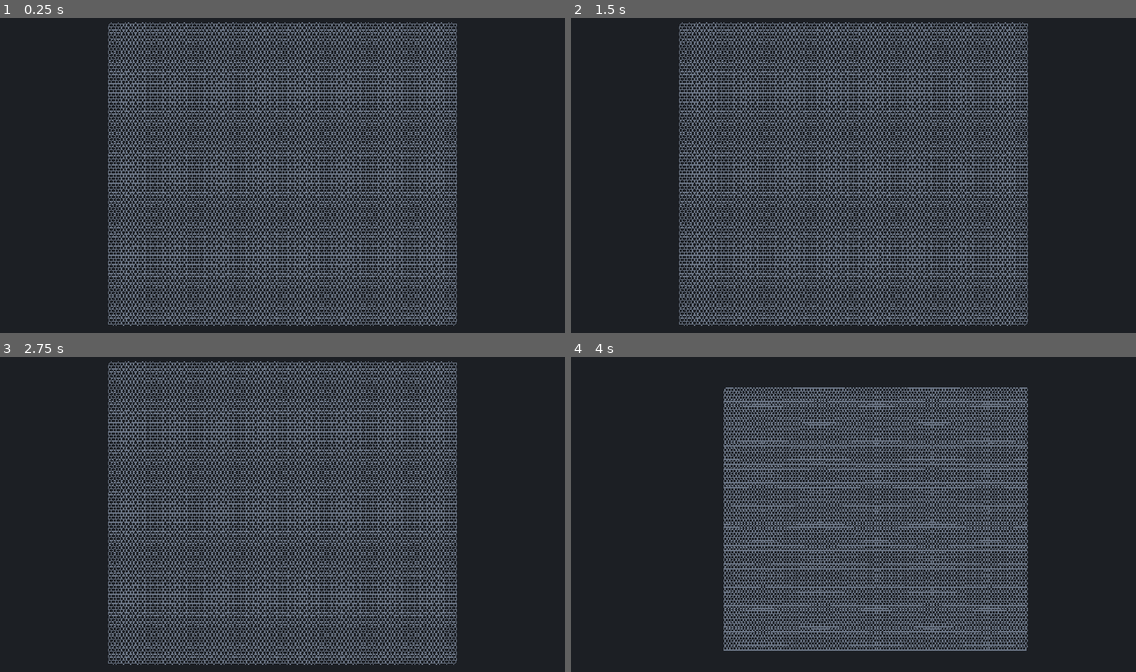
Above: before the commit, frames 1-4 (two rows, left to right).
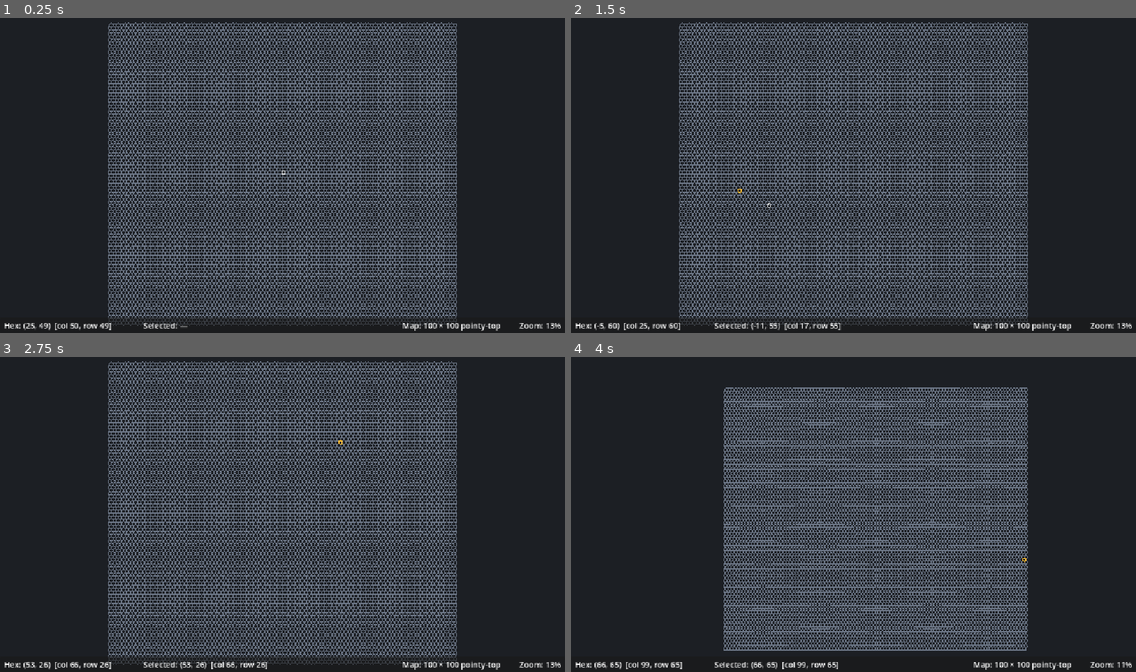
Above: after the commit, the same moments.

Repository: woliveira82/hexmer-mapmaker
Game: Godot game, scene res://scenes/main/main.tscn
Same seed, same stepped clock (60 frames per second), same inputs: the game is played once before the commit and once after it.
Inputs (mouse positions are in pixels of both pictures, inside the frame that each line leads up to):
- Up to frame 1 (0.25 s): no input
- Up to frame 2 (1.5 s): tap Enter at 0.5 s; move the mouse to (977, 159) at 0.52 s; tap Home (camera_fit) at 0.6 s; click (977, 159) at 0.67 s; tap Space (camera_pan_hold) at 1.25 s; drag from (740, 191) to (825, 238) at 1.27 s
- Up to frame 3 (2.75 s): tap Enter at 2 s; move the mouse to (339, 442) at 2.02 s; tap Space (camera_pan_hold) at 2.1 s; click (339, 442) at 2.17 s
- Up to frame 4 (4 s): tap Space (camera_pan_hold) at 2.75 s; drag from (825, 577) to (684, 464) at 2.77 s; tap Enter at 3.5 s; move the mouse to (1023, 561) at 3.52 s; tap Mouse wheel down (camera_zoom_out) at 3.6 s; click (1023, 561) at 3.67 s

The runs differ from the first frame. In frame 1, 1.3% of the frame differs, in the area x 0-100%, y 48-100%; in frame 2, 1.4%; in frame 3, 1.4%, in the area x 0-100%, y 26-100%; in frame 4, 0.8%.

Commit message:
feat(editor): hex hover/click picking, highlight outlines and status bar
- EditorController: hovered/selected hex from map-space positions, change signals
- HexHighlight: hover and selection outlines with constant on-screen width
- StatusBar scene: hovered/selected hex, map size/orientation, zoom %
- Main scene wiring; acceptance test for 100x100 click picking (48 tests total)

Co-Authored-By: Claude Opus 5.5 <noreply@anthropic.com>

Diff:
--- /dev/null
+++ b/scenes/editor/status_bar.tscn
@@ -0,0 +1,51 @@
+[gd_scene format=3]
+
+[ext_resource type="Script" path="res://scripts/ui/status_bar.gd" id="1_status"]
+
+[node name="StatusBar" type="PanelContainer"]
+anchors_preset = 12
+anchor_top = 1.0
+anchor_right = 1.0
+anchor_bottom = 1.0
+grow_horizontal = 2
+grow_vertical = 0
+script = ExtResource("1_status")
+
+[node name="Margin" type="MarginContainer" parent="."]
+layout_mode = 2
+theme_override_constants/margin_left = 8
+theme_override_constants/margin_top = 4
+theme_override_constants/margin_right = 8
+theme_override_constants/margin_bottom = 4
+
+[node name="Fields" type="HBoxContainer" parent="Margin"]
+layout_mode = 2
+theme_override_constants/separation = 24
+
+[node name="HoverLabel" type="Label" parent="Margin/Fields"]
+unique_name_in_owner = true
+custom_minimum_size = Vector2(260, 0)
+layout_mode = 2
+text = "Hex: —"
+
+[node name="SelectedLabel" type="Label" parent="Margin/Fields"]
+unique_name_in_owner = true
+custom_minimum_size = Vector2(300, 0)
+layout_mode = 2
+text = "Selected: —"
+
+[node name="Spacer" type="Control" parent="Margin/Fields"]
+layout_mode = 2
+size_flags_horizontal = 3
+
+[node name="MapLabel" type="Label" parent="Margin/Fields"]
+unique_name_in_owner = true
+layout_mode = 2
+text = "Map: —"
+
+[node name="ZoomLabel" type="Label" parent="Margin/Fields"]
+unique_name_in_owner = true
+custom_minimum_size = Vector2(100, 0)
+layout_mode = 2
+text = "Zoom: —"
+horizontal_alignment = 2
--- a/scenes/main/main.tscn
+++ b/scenes/main/main.tscn
@@ -3,6 +3,8 @@
 [ext_resource type="Script" uid="uid://d0u3gabbc4tha" path="res://scripts/ui/main.gd" id="1_main"]
 [ext_resource type="Script" uid="uid://d0f4j8tyervvx" path="res://scripts/rendering/hex_map_renderer.gd" id="2_renderer"]
 [ext_resource type="Script" uid="uid://d3j20kmijrryd" path="res://scripts/ui/map_camera.gd" id="3_camera"]
+[ext_resource type="Script" path="res://scripts/rendering/hex_highlight.gd" id="4_highlight"]
+[ext_resource type="PackedScene" path="res://scenes/editor/status_bar.tscn" id="5_status"]
 
 [node name="Main" type="Node2D" unique_id=1211738723]
 script = ExtResource("1_main")
@@ -10,5 +12,12 @@
 [node name="HexMapRenderer" type="Node2D" parent="." unique_id=2137787057]
 script = ExtResource("2_renderer")
 
+[node name="HexHighlight" type="Node2D" parent="."]
+script = ExtResource("4_highlight")
+
 [node name="MapCamera" type="Camera2D" parent="." unique_id=1100489153]
 script = ExtResource("3_camera")
+
+[node name="UI" type="CanvasLayer" parent="."]
+
+[node name="StatusBar" parent="UI" instance=ExtResource("5_status")]
--- /dev/null
+++ b/scripts/rendering/hex_highlight.gd
@@ -0,0 +1,54 @@
+class_name HexHighlight
+extends Node2D
+## Draws the hover and selection outlines on top of the grid.
+## Line width is given in screen pixels and stays constant across zoom levels.
+
+@export var hover_color: Color = Color(1.0, 1.0, 1.0, 0.7)
+@export var selected_color: Color = Color(1.0, 0.75, 0.2)
+## Outline width in screen pixels.
+@export var line_width_px: float = 2.0
+
+## Layout used to place the outlines. Set before showing anything.
+var layout: HexLayout
+
+var _hover_hex: Vector2i
+var _show_hover: bool = false
+var _selected_hex: Vector2i
+var _show_selected: bool = false
+var _zoom: float = 1.0
+
+
+## Shows or hides the hover outline on [param hex].
+func set_hover(hex: Vector2i, visible_on_map: bool) -> void:
+	_hover_hex = hex
+	_show_hover = visible_on_map
+	queue_redraw()
+
+
+## Shows or hides the selection outline on [param hex].
+func set_selected(hex: Vector2i, visible_on_map: bool) -> void:
+	_selected_hex = hex
+	_show_selected = visible_on_map
+	queue_redraw()
+
+
+## Tells the highlight the camera zoom so line width stays constant on screen.
+func set_zoom(zoom_level: float) -> void:
+	_zoom = maxf(zoom_level, 0.0001)
+	queue_redraw()
+
+
+func _draw() -> void:
+	if layout == null:
+		return
+	var width: float = line_width_px / _zoom
+	if _show_hover and not (_show_selected and _hover_hex == _selected_hex):
+		_draw_outline(_hover_hex, hover_color, width)
+	if _show_selected:
+		_draw_outline(_selected_hex, selected_color, width)
+
+
+func _draw_outline(hex: Vector2i, color: Color, width: float) -> void:
+	var points: PackedVector2Array = layout.polygon_corners(hex)
+	points.append(points[0])
+	draw_polyline(points, color, width, true)
--- /dev/null
+++ b/scripts/tools/editor_controller.gd
@@ -0,0 +1,66 @@
+class_name EditorController
+extends RefCounted
+## Editor state shared by tools and UI: the map being edited plus the hovered and
+## selected hex. Works in map-space positions; converting from screen space is the view's job.
+
+## Emitted when the hovered hex changes. [param inside] is false when off the map.
+signal hovered_changed(hex: Vector2i, inside: bool)
+## Emitted when the selection changes. [param has_selection] is false when cleared.
+signal selected_changed(hex: Vector2i, has_selection: bool)
+
+var grid: HexGrid
+var layout: HexLayout
+var hovered_hex: Vector2i
+var is_hovering: bool = false
+var selected_hex: Vector2i
+var has_selection: bool = false
+
+
+func _init(p_grid: HexGrid, p_layout: HexLayout) -> void:
+	grid = p_grid
+	layout = p_layout
+
+
+## Updates the hovered hex from a map-space position.
+func update_hover(map_position: Vector2) -> void:
+	var hex: Vector2i = layout.pixel_to_hex(map_position)
+	var inside: bool = grid.contains(hex)
+	if inside == is_hovering and (not inside or hex == hovered_hex):
+		return
+	hovered_hex = hex
+	is_hovering = inside
+	hovered_changed.emit(hex, inside)
+
+
+## Clears the hover state, e.g. when the mouse leaves the window.
+func clear_hover() -> void:
+	if not is_hovering:
+		return
+	is_hovering = false
+	hovered_changed.emit(hovered_hex, false)
+
+
+## Selects the hex at a map-space position, or clears the selection if it is off the map.
+func select_at(map_position: Vector2) -> void:
+	var hex: Vector2i = layout.pixel_to_hex(map_position)
+	if grid.contains(hex):
+		select(hex)
+	else:
+		clear_selection()
+
+
+## Selects [param hex]. Hexes outside the map are ignored.
+func select(hex: Vector2i) -> void:
+	if not grid.contains(hex) or (has_selection and hex == selected_hex):
+		return
+	selected_hex = hex
+	has_selection = true
+	selected_changed.emit(hex, true)
+
+
+## Clears the selection.
+func clear_selection() -> void:
+	if not has_selection:
+		return
+	has_selection = false
+	selected_changed.emit(selected_hex, false)
--- a/scripts/ui/main.gd
+++ b/scripts/ui/main.gd
@@ -1,19 +1,63 @@
 extends Node2D
-## Main scene composition root: builds the map grid and shows it with the renderer.
-## Picking and the status bar arrive in the next Milestone 1 step.
+## Main scene composition root: builds the map, wires input to the editor controller
+## and controller signals to the highlight and status bar.
 
 @export_range(1, 1000) var map_width: int = 100
 @export_range(1, 1000) var map_height: int = 100
 @export var orientation: HexLayout.HexOrientation = HexLayout.HexOrientation.POINTY_TOP
 @export var hex_size: float = 32.0
 
+var _controller: EditorController
+
 @onready var _renderer: HexMapRenderer = $HexMapRenderer
+@onready var _highlight: HexHighlight = $HexHighlight
 @onready var _camera: MapCamera = $MapCamera
+@onready var _status_bar: StatusBar = $UI/StatusBar
 
 
 func _ready() -> void:
 	var grid := HexGrid.new(map_width, map_height)
 	var layout := HexLayout.new(orientation, Vector2(hex_size, hex_size))
 	_renderer.set_map(grid, layout)
+	_highlight.layout = layout
+	_controller = EditorController.new(grid, layout)
+	_controller.hovered_changed.connect(_on_hovered_changed)
+	_controller.selected_changed.connect(_on_selected_changed)
+	_camera.view_changed.connect(_on_view_changed)
+	_status_bar.set_map_info(grid.width, grid.height, layout.orientation)
 	_camera.map_rect = _renderer.get_map_rect()
 	_camera.fit_to_map()
+
+
+func _unhandled_input(event: InputEvent) -> void:
+	if event is InputEventMouseMotion:
+		_controller.update_hover(_mouse_map_position())
+	elif event.is_action_pressed(MapCamera.ACTION_PRIMARY):
+		_controller.select_at(_mouse_map_position())
+		get_viewport().set_input_as_handled()
+
+
+func _notification(what: int) -> void:
+	if what == NOTIFICATION_WM_MOUSE_EXIT and _controller != null:
+		_controller.clear_hover()
+
+
+func _mouse_map_position() -> Vector2:
+	return _renderer.get_local_mouse_position()
+
+
+func _on_hovered_changed(hex: Vector2i, inside: bool) -> void:
+	_highlight.set_hover(hex, inside)
+	_status_bar.set_hover(hex, inside)
+
+
+func _on_selected_changed(hex: Vector2i, has_selection: bool) -> void:
+	_highlight.set_selected(hex, has_selection)
+	_status_bar.set_selected(hex, has_selection)
+
+
+func _on_view_changed() -> void:
+	_highlight.set_zoom(_camera.get_zoom_level())
+	_status_bar.set_zoom(_camera.get_zoom_level())
+	# The map moved under a stationary cursor, so the hovered hex may have changed.
+	_controller.update_hover(_mouse_map_position())
--- /dev/null
+++ b/scripts/ui/status_bar.gd
@@ -0,0 +1,51 @@
+class_name StatusBar
+extends PanelContainer
+## Bottom status bar: hovered and selected hex, map dimensions/orientation and zoom.
+
+const NO_HEX_TEXT: String = "—"
+
+@onready var _hover_label: Label = %HoverLabel
+@onready var _selected_label: Label = %SelectedLabel
+@onready var _map_label: Label = %MapLabel
+@onready var _zoom_label: Label = %ZoomLabel
+
+
+## Formats a hex as axial coordinates plus its even-r offset.
+static func format_hex(hex: Vector2i) -> String:
+	var offset: Vector2i = HexCoordinates.axial_to_even_r(hex)
+	return "(%d, %d)  [col %d, row %d]" % [hex.x, hex.y, offset.x, offset.y]
+
+
+## Formats an orientation as e.g. "pointy-top".
+static func format_orientation(orientation: HexLayout.HexOrientation) -> String:
+	return String(HexLayout.HexOrientation.keys()[orientation]).to_lower().replace("_", "-")
+
+
+## Formats a zoom level as a whole percentage, e.g. 0.25 → "25%".
+static func format_zoom(zoom_level: float) -> String:
+	return "%d%%" % roundi(zoom_level * 100.0)
+
+
+## Shows the hovered hex, or a dash when the cursor is off the map.
+func set_hover(hex: Vector2i, inside: bool) -> void:
+	_hover_label.text = "Hex: %s" % (format_hex(hex) if inside else NO_HEX_TEXT)
+
+
+## Shows the selected hex, or a dash when nothing is selected.
+func set_selected(hex: Vector2i, has_selection: bool) -> void:
+	_selected_label.text = "Selected: %s" % (format_hex(hex) if has_selection else NO_HEX_TEXT)
+
+
+## Shows the map dimensions and orientation.
+func set_map_info(width: int, height: int, orientation: HexLayout.HexOrientation) -> void:
+	_map_label.text = "Map: %d × %d %s" % [width, height, format_orientation(orientation)]
+
+
+## Shows the zoom percentage.
+func set_zoom(zoom_level: float) -> void:
+	_zoom_label.text = "Zoom: %s" % format_zoom(zoom_level)
+
+
+## Returns the text currently shown in each field, in display order.
+func get_texts() -> PackedStringArray:
+	return PackedStringArray([_hover_label.text, _selected_label.text, _map_label.text, _zoom_label.text])
--- /dev/null
+++ b/tests/test_editor_controller.gd
@@ -0,0 +1,70 @@
+extends GutTest
+
+const ORIENTATIONS: Array[HexLayout.HexOrientation] = [
+	HexLayout.HexOrientation.POINTY_TOP, HexLayout.HexOrientation.FLAT_TOP,
+]
+
+
+func _make(orientation: HexLayout.HexOrientation = HexLayout.HexOrientation.POINTY_TOP) -> EditorController:
+	return EditorController.new(HexGrid.new(10, 8), HexLayout.new(orientation, Vector2(20.0, 20.0)))
+
+
+func test_hover_inside_emits_once_per_hex() -> void:
+	var controller := _make()
+	watch_signals(controller)
+	var center: Vector2 = controller.layout.hex_to_pixel(Vector2i(2, 3))
+	controller.update_hover(center)
+	controller.update_hover(center + Vector2(3.0, 2.0))
+	assert_signal_emit_count(controller, "hovered_changed", 1)
+	assert_signal_emitted_with_parameters(controller, "hovered_changed", [Vector2i(2, 3), true])
+	assert_true(controller.is_hovering)
+
+
+func test_hover_off_map_reports_outside() -> void:
+	var controller := _make()
+	controller.update_hover(controller.layout.hex_to_pixel(Vector2i(1, 1)))
+	watch_signals(controller)
+	controller.update_hover(controller.layout.hex_to_pixel(Vector2i(-5, -5)))
+	assert_signal_emit_count(controller, "hovered_changed", 1)
+	assert_false(controller.is_hovering)
+	controller.update_hover(controller.layout.hex_to_pixel(Vector2i(-6, -5)))
+	assert_signal_emit_count(controller, "hovered_changed", 1, "no repeat while staying off-map")
+
+
+func test_clear_hover() -> void:
+	var controller := _make()
+	controller.update_hover(controller.layout.hex_to_pixel(Vector2i(1, 1)))
+	controller.clear_hover()
+	assert_false(controller.is_hovering)
+
+
+func test_click_selects_hex_in_both_orientations() -> void:
+	for orientation: HexLayout.HexOrientation in ORIENTATIONS:
+		var controller := _make(orientation)
+		for hex: Vector2i in controller.grid.cells():
+			controller.select_at(controller.layout.hex_to_pixel(hex) + Vector2(4.0, -3.0))
+			assert_true(controller.has_selection)
+			assert_eq(controller.selected_hex, hex)
+
+
+func test_click_off_map_clears_selection() -> void:
+	var controller := _make()
+	controller.select_at(controller.layout.hex_to_pixel(Vector2i(1, 1)))
+	watch_signals(controller)
+	controller.select_at(controller.layout.hex_to_pixel(Vector2i(50, 50)))
+	assert_false(controller.has_selection)
+	assert_signal_emitted_with_parameters(controller, "selected_changed", [Vector2i(1, 1), false])
+
+
+func test_reselecting_same_hex_does_not_emit() -> void:
+	var controller := _make()
+	controller.select(Vector2i(1, 1))
+	watch_signals(controller)
+	controller.select(Vector2i(1, 1))
+	assert_signal_not_emitted(controller, "selected_changed")
+
+
+func test_select_outside_map_is_ignored() -> void:
+	var controller := _make()
+	controller.select(Vector2i(-20, 0))
+	assert_false(controller.has_selection)
--- /dev/null
+++ b/tests/test_main_scene.gd
@@ -0,0 +1,34 @@
+extends GutTest
+## Milestone 1 acceptance: a 100 × 100 map loads and clicking identifies a hex.
+
+const MainScene: PackedScene = preload("res://scenes/main/main.tscn")
+const ORIENTATIONS: Array[HexLayout.HexOrientation] = [
+	HexLayout.HexOrientation.POINTY_TOP, HexLayout.HexOrientation.FLAT_TOP,
+]
+
+
+func _make_main(orientation: HexLayout.HexOrientation) -> Node2D:
+	var main: Node2D = MainScene.instantiate()
+	main.set("orientation", orientation)
+	add_child_autofree(main)
+	return main
+
+
+func test_main_scene_builds_100x100_map() -> void:
+	var main := _make_main(HexLayout.HexOrientation.POINTY_TOP)
+	var renderer: HexMapRenderer = main.get_node("HexMapRenderer")
+	assert_eq(renderer.get_chunks().size(), 49)
+	var status: StatusBar = main.get_node("UI/StatusBar")
+	assert_string_contains(status.get_texts()[2], "100 × 100 pointy-top")
+	assert_false(status.get_texts()[3].ends_with(StatusBar.NO_HEX_TEXT), "zoom shown after fit")
+
+
+func test_click_identifies_hex_in_status_bar() -> void:
+	for orientation: HexLayout.HexOrientation in ORIENTATIONS:
+		var main := _make_main(orientation)
+		var controller: EditorController = main.get("_controller")
+		var status: StatusBar = main.get_node("UI/StatusBar")
+		for hex: Vector2i in [Vector2i(0, 0), Vector2i(10, 20), HexCoordinates.even_r_to_axial(Vector2i(99, 99))]:
+			controller.select_at(controller.layout.hex_to_pixel(hex))
+			assert_eq(controller.selected_hex, hex)
+			assert_string_contains(status.get_texts()[1], StatusBar.format_hex(hex))
--- /dev/null
+++ b/tests/test_status_bar.gd
@@ -0,0 +1,27 @@
+extends GutTest
+
+const StatusBarScene: PackedScene = preload("res://scenes/editor/status_bar.tscn")
+
+
+func test_format_helpers() -> void:
+	assert_eq(StatusBar.format_hex(Vector2i(0, 1)), "(0, 1)  [col 1, row 1]")
+	assert_eq(StatusBar.format_orientation(HexLayout.HexOrientation.POINTY_TOP), "pointy-top")
+	assert_eq(StatusBar.format_orientation(HexLayout.HexOrientation.FLAT_TOP), "flat-top")
+	assert_eq(StatusBar.format_zoom(0.254), "25%")
+	assert_eq(StatusBar.format_zoom(2.0), "200%")
+
+
+func test_fields_update() -> void:
+	var bar: StatusBar = StatusBarScene.instantiate()
+	add_child_autofree(bar)
+	bar.set_hover(Vector2i(3, -1), true)
+	bar.set_selected(Vector2i.ZERO, false)
+	bar.set_map_info(100, 80, HexLayout.HexOrientation.FLAT_TOP)
+	bar.set_zoom(0.5)
+	var texts: PackedStringArray = bar.get_texts()
+	assert_string_contains(texts[0], "(3, -1)")
+	assert_string_contains(texts[1], StatusBar.NO_HEX_TEXT)
+	assert_string_contains(texts[2], "100 × 80 flat-top")
+	assert_string_contains(texts[3], "50%")
+	bar.set_hover(Vector2i.ZERO, false)
+	assert_string_contains(bar.get_texts()[0], StatusBar.NO_HEX_TEXT)
Not shown, added: scripts/rendering/hex_highlight.gd.uid
Not shown, added: scripts/tools/editor_controller.gd.uid
Not shown, added: scripts/ui/status_bar.gd.uid
Not shown, added: tests/test_editor_controller.gd.uid
Not shown, added: tests/test_main_scene.gd.uid
Not shown, added: tests/test_status_bar.gd.uid
Not shown, changed: docs/PROGRESS.md
